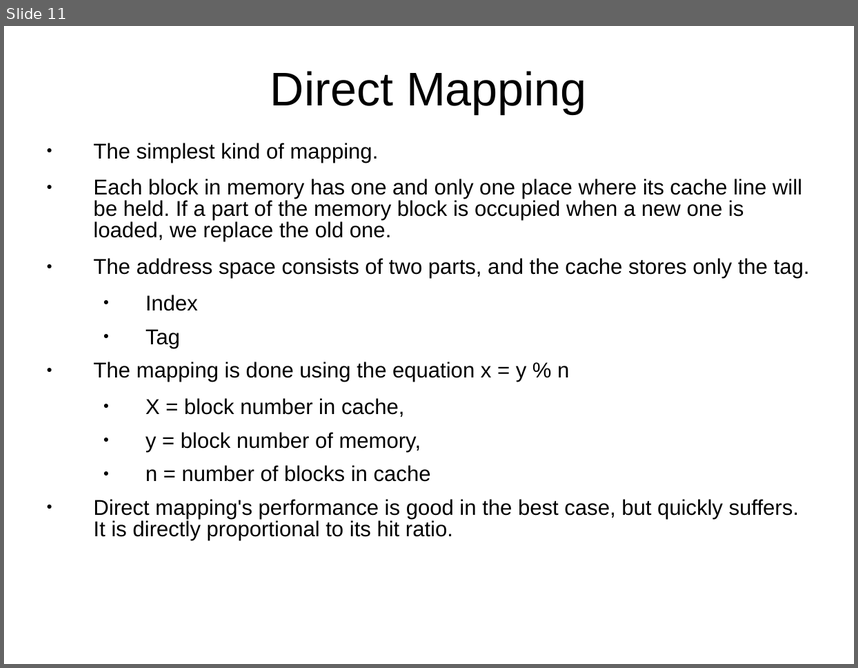
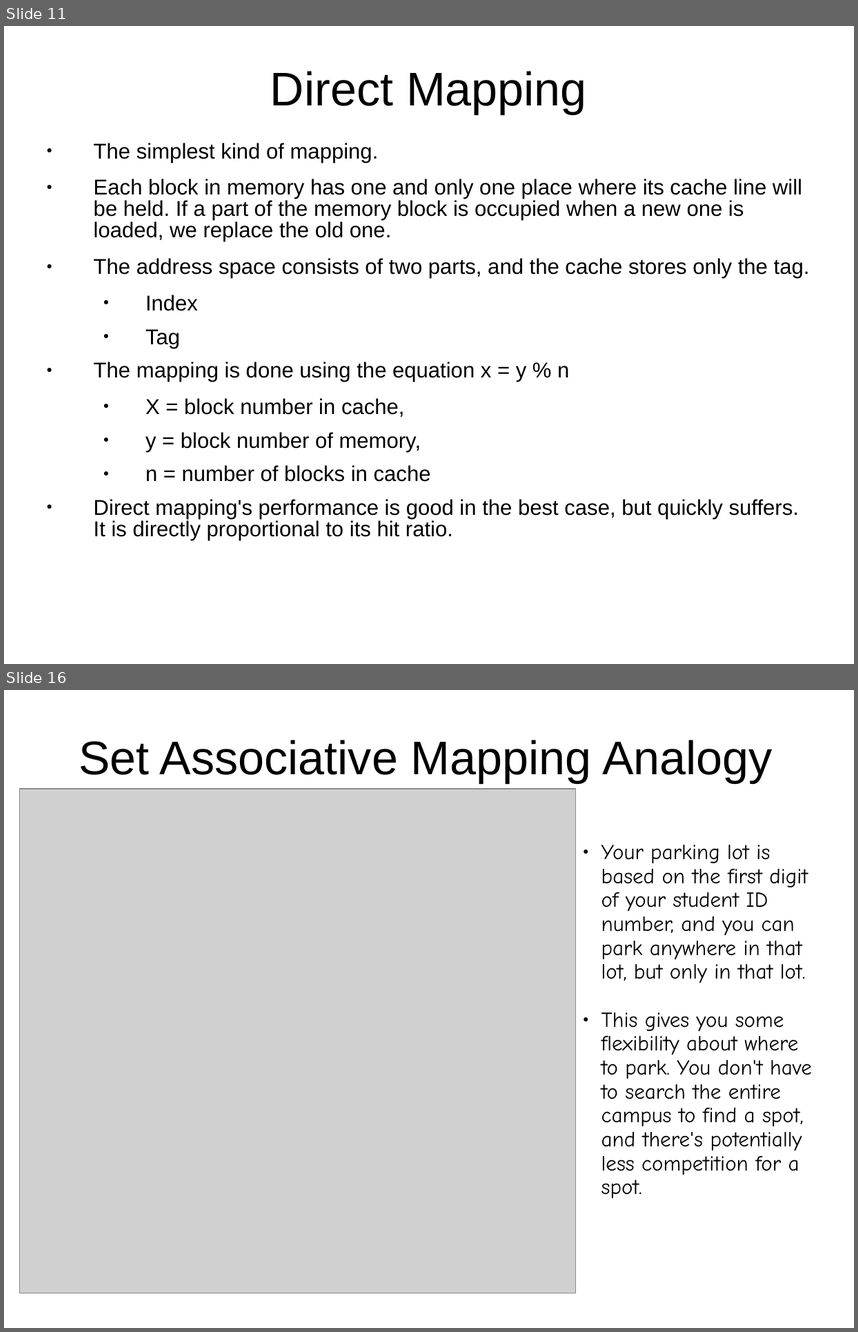
Before and after one commit to Gibbedboy/CSCI-460-Presentation, a slide deck: CacheMemory.ppt. Shown one above the other, each under a label of ours: slide 11 before the commit, slides 11 and 16 after it; the slides between them are not shown. The pictures are 858x668 and 858x1332 pixels, drawn with LibreOffice and Linux fonts; fonts in the diff are those of the drawing; grey boxes stand for pictures. Boxes give left, top, right and bottom in pixels: in the first picture for what was removed or moved away, otherwise in the second. Text is boxed around its words. In the diff, an @@ line names an element or a change of style, - is before the commit and + after.

Commit message:
Cache Mapping Done

```diff
--- a/CacheMemory.ppt
+++ b/CacheMemory.ppt
@@ slide 16 added at <box>4,690,854,1328</box>, background #FFFFFF @@
@@ text added at <box>79,740,773,782</box>, 44 pt, text #000000 @@
+Set Associative Mapping Analogy
@@ picture added at <box>19,789,575,1293</box> @@
@@ text added at <box>602,845,812,1198</box>, 20 pt, text #000000 @@
+● Your parking lot is based on the first digit of your student ID number, and you can park anywhere in that lot, but only in that lot.
+● This gives you some flexibility about where to park. You don't have to search the entire campus to find a spot, and there's potentially less competition for a spot.
```
Also in this commit, not shown: 4 other slides added, 3 slides removed, 1 other file.
